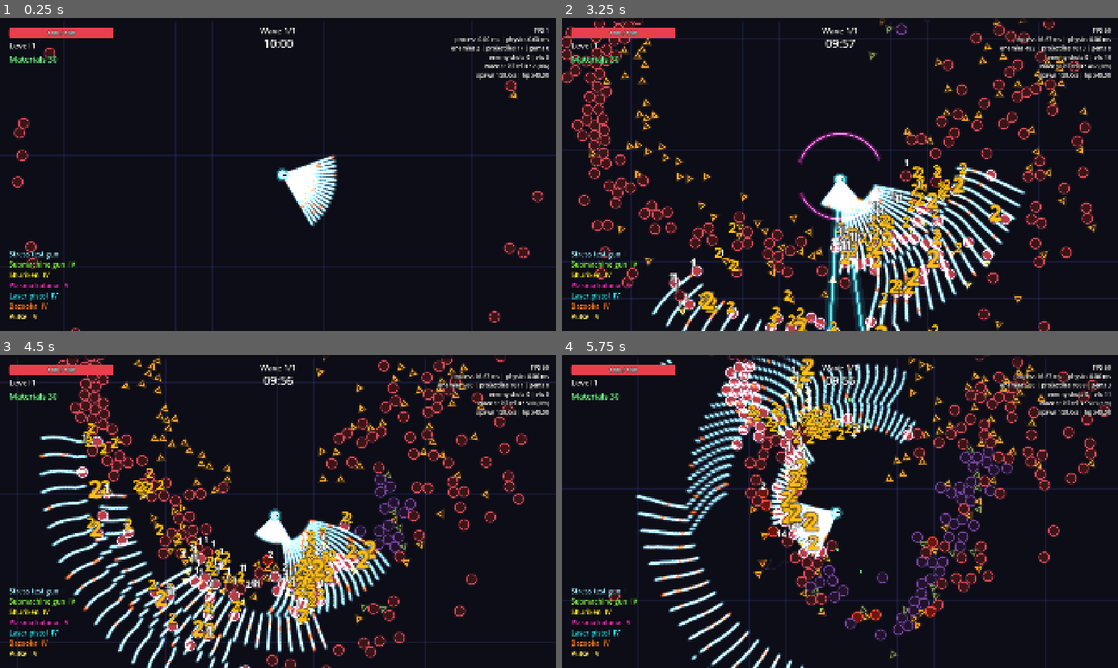
Above: before the commit, frames 1-4 (two rows, left to right).
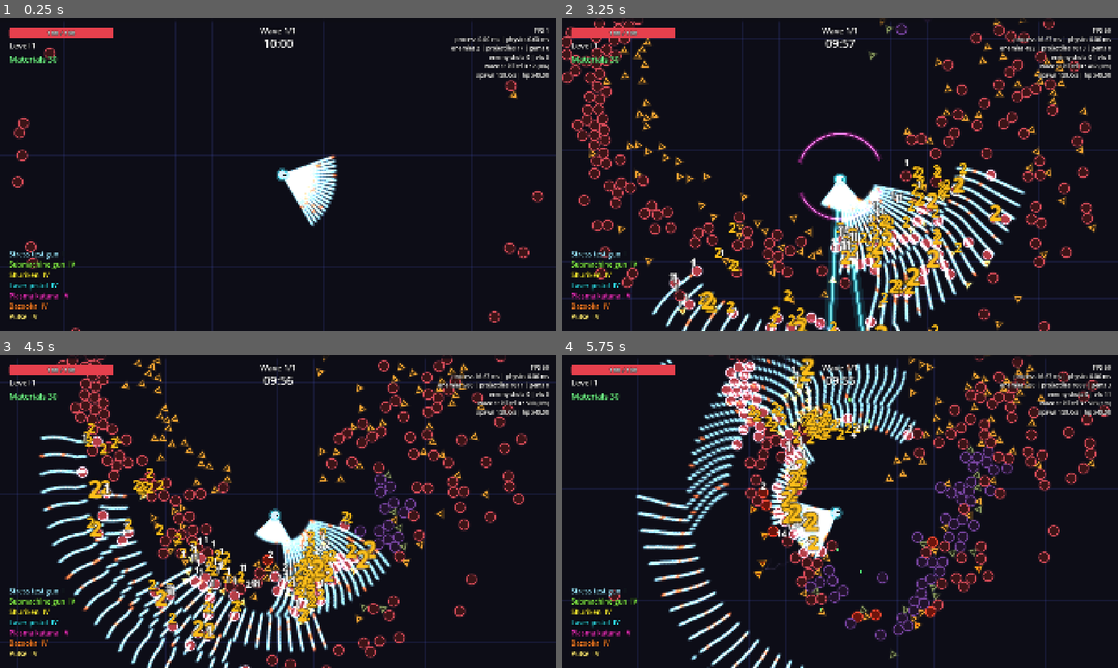
Above: after the commit, the same moments.

Repository: Mowgli2000/survivor-game
Game: Godot game, scene res://src/debug/stress_test.tscn
Same seed, same stepped clock (60 frames per second), same inputs: the game is played once before the commit and once after it. This scene is started directly instead of the project's main scene.
Inputs (mouse positions are in pixels of both pictures, inside the frame that each line leads up to):
- Up to frame 1 (0.25 s): no input
- Up to frame 2 (3.25 s): tap Enter at 0.5 s; move the mouse to (962, 158) at 0.52 s; hold D (move_right) 0.53-1.25 s; hold Shift 0.53-1.25 s; click (962, 158) at 0.67 s; drag from (728, 190) to (812, 237) at 1.27 s; move the mouse to (895, 105) at 2.02 s; hold D (move_right) 2.03-2.75 s; tap Ctrl at 2.1 s; drag from (812, 237) to (673, 127) at 2.77 s
- Up to frame 3 (4.5 s): move the mouse to (444, 558) at 3.52 s; hold A (move_left) 3.53-4.25 s; tap Alt at 3.6 s; drag from (111, 464) to (194, 433) at 4.27 s
- Up to frame 4 (5.75 s): move the mouse to (867, 511) at 5.02 s; hold S (move_down) from 5.03 s (still down); hold Shift from 5.03 s (still down); click (867, 511) at 5.17 s

The runs differ from the first frame. In frame 1, 0.3% of the frame differs, in the area x 1-13%, y 84-91%; in frame 2, 0.5%, in the area x 1-99%, y 11-100%; in frame 3, 0.3%; in frame 4, 0.3%.

Commit message:
feat: tiered level-up cards (4 choices) with paid reroll
Co-Authored-By: Claude Opus 5.5 <noreply@anthropic.com>

Diff:
--- a/data/runs/default.tres
+++ b/data/runs/default.tres
@@ -14,5 +14,5 @@
 shop = ExtResource("4_shop")
 xp_base = 5.0
 xp_exponent = 1.35
-upgrade_choices = 3
+upgrade_choices = 4
 max_xp_gems = 300
--- a/data/upgrades/amplitude.tres
+++ b/data/upgrades/amplitude.tres
@@ -7,7 +7,7 @@
 script = ExtResource("2_mod")
 stat = &"area"
 flat = 0.0
-percent = 0.15
+percent = 0.06
 
 [resource]
 script = ExtResource("1_upgrade")
--- a/data/upgrades/haste.tres
+++ b/data/upgrades/haste.tres
@@ -7,7 +7,7 @@
 script = ExtResource("2_mod")
 stat = &"attack_speed"
 flat = 0.0
-percent = 0.12
+percent = 0.05
 
 [resource]
 script = ExtResource("1_upgrade")
--- a/data/upgrades/magnet.tres
+++ b/data/upgrades/magnet.tres
@@ -7,7 +7,7 @@
 script = ExtResource("2_mod")
 stat = &"pickup_range"
 flat = 0.0
-percent = 0.4
+percent = 0.15
 
 [resource]
 script = ExtResource("1_upgrade")
--- a/data/upgrades/multishot.tres
+++ b/data/upgrades/multishot.tres
@@ -13,5 +13,5 @@
 script = ExtResource("1_upgrade")
 id = &"multishot"
 name_key = "UPGRADE_MULTISHOT"
-weight = 0.6
+weight = 0.3
 modifiers = Array[ExtResource("2_mod")]([SubResource("Resource_mod")])
--- a/data/upgrades/piercing.tres
+++ b/data/upgrades/piercing.tres
@@ -13,5 +13,5 @@
 script = ExtResource("1_upgrade")
 id = &"piercing"
 name_key = "UPGRADE_PIERCING"
-weight = 1.0
+weight = 0.6
 modifiers = Array[ExtResource("2_mod")]([SubResource("Resource_mod")])
--- a/data/upgrades/plating.tres
+++ b/data/upgrades/plating.tres
@@ -6,7 +6,7 @@
 [sub_resource type="Resource" id="Resource_mod"]
 script = ExtResource("2_mod")
 stat = &"armor"
-flat = 4.0
+flat = 2.0
 percent = 0.0
 
 [resource]
--- a/data/upgrades/power.tres
+++ b/data/upgrades/power.tres
@@ -7,7 +7,7 @@
 script = ExtResource("2_mod")
 stat = &"damage"
 flat = 0.0
-percent = 0.15
+percent = 0.05
 
 [resource]
 script = ExtResource("1_upgrade")
--- a/data/upgrades/precision.tres
+++ b/data/upgrades/precision.tres
@@ -6,7 +6,7 @@
 [sub_resource type="Resource" id="Resource_mod"]
 script = ExtResource("2_mod")
 stat = &"crit_chance"
-flat = 0.05
+flat = 0.03
 percent = 0.0
 
 [resource]
--- a/data/upgrades/swiftness.tres
+++ b/data/upgrades/swiftness.tres
@@ -7,7 +7,7 @@
 script = ExtResource("2_mod")
 stat = &"move_speed"
 flat = 0.0
-percent = 0.08
+percent = 0.03
 
 [resource]
 script = ExtResource("1_upgrade")
--- a/data/upgrades/vitality.tres
+++ b/data/upgrades/vitality.tres
@@ -6,7 +6,7 @@
 [sub_resource type="Resource" id="Resource_mod"]
 script = ExtResource("2_mod")
 stat = &"max_hp"
-flat = 20.0
+flat = 10.0
 percent = 0.0
 
 [resource]
--- a/src/core/stat_ids.gd
+++ b/src/core/stat_ids.gd
@@ -41,6 +41,9 @@
 ## Stats stored as fractions (0.05) but shown as percentages (+5 %).
 const SHOWN_AS_PERCENT: Array[StringName] = [CRIT_CHANCE]
 
+## Stats used as whole numbers: scaled bonuses are rounded.
+const INTEGER_STATS: Array[StringName] = [PROJECTILE_COUNT, PIERCE]
+
 ## stat -> Vector2(min, max). Stats not listed are unbounded.
 const BOUNDS: Dictionary[StringName, Vector2] = {
 	MAX_HP: Vector2(1.0, INF),
--- a/src/progression/progression.gd
+++ b/src/progression/progression.gd
@@ -33,21 +33,23 @@
 	xp_changed.emit(xp, xp_needed())
 
 
-## Draws `count` distinct stat upgrades (weight = UpgradeData.weight).
-func roll_offers(stat_pool: Array[UpgradeData], count: int,
-		rng: RandomNumberGenerator) -> Array[UpgradeOffer]:
+## Draws `count` distinct stat upgrades (weight = UpgradeData.weight), each with
+## a tier rolled by `shop_config` for `wave` (tier I without config).
+func roll_offers(stat_pool: Array[UpgradeData], count: int, rng: RandomNumberGenerator,
+		shop_config: ShopConfig = null, wave: int = 1) -> Array[UpgradeOffer]:
 	var weights := PackedFloat32Array()
 	for upgrade in stat_pool:
 		weights.append(upgrade.weight)
 	var result: Array[UpgradeOffer] = []
 	for index in WeightedPicker.pick_distinct(weights, count, rng):
-		result.append(UpgradeOffer.for_stat(stat_pool[index]))
+		var tier := shop_config.roll_tier(wave, rng) if shop_config != null else 1
+		result.append(UpgradeOffer.for_stat(stat_pool[index], tier))
 	return result
 
 
-## Applies a stat upgrade and consumes one pending level-up.
-func apply_upgrade(upgrade: UpgradeData, stats: StatBlock) -> void:
-	for mod in upgrade.modifiers:
+## Applies a level-up card (tier-scaled) and consumes one pending level-up.
+func apply_offer(offer: UpgradeOffer, stats: StatBlock) -> void:
+	for mod in offer.scaled_modifiers():
 		stats.add_modifier(mod)
 	consume_level_up()
 
--- a/src/progression/upgrade_offer.gd
+++ b/src/progression/upgrade_offer.gd
@@ -1,11 +1,29 @@
 class_name UpgradeOffer
 extends RefCounted
-## One card of the level-up screen: a stat upgrade.
+## One card of the level-up screen: a stat upgrade at a tier (I..IV).
+## The tier multiplies the upgrade's modifiers (Tiers.UPGRADE_SCALE).
 
 var upgrade: UpgradeData
+var tier: int = 1
 
 
-static func for_stat(p_upgrade: UpgradeData) -> UpgradeOffer:
+static func for_stat(p_upgrade: UpgradeData, p_tier: int = 1) -> UpgradeOffer:
 	var offer := UpgradeOffer.new()
 	offer.upgrade = p_upgrade
+	offer.tier = clampi(p_tier, 1, Tiers.COUNT)
 	return offer
+
+
+## New modifiers scaled by the tier (the UpgradeData resource is never changed).
+func scaled_modifiers() -> Array[StatModifier]:
+	var scale := Tiers.UPGRADE_SCALE[tier - 1]
+	var result: Array[StatModifier] = []
+	for mod in upgrade.modifiers:
+		var scaled := StatModifier.new()
+		scaled.stat = mod.stat
+		scaled.flat = mod.flat * scale
+		scaled.percent = mod.percent * scale
+		if mod.stat in StatIds.INTEGER_STATS:
+			scaled.flat = roundf(scaled.flat)
+		result.append(scaled)
+	return result
--- a/src/run/run.gd
+++ b/src/run/run.gd
@@ -43,6 +43,8 @@
 var game_over_screen: GameOverScreen
 
 var _upgrade_pool: Array[UpgradeData] = []
+## Level-up rerolls paid during the current wave end (the cost grows each time).
+var _level_up_rerolls: int = 0
 
 
 func _ready() -> void:
@@ -147,6 +149,7 @@
 	pickups.xp_collected.connect(state.wallet.add)
 	player.died.connect(_on_player_died)
 	level_up_screen.offer_chosen.connect(_apply_offer)
+	level_up_screen.reroll_requested.connect(_on_level_up_reroll)
 	game_over_screen.retry_requested.connect(_on_retry_requested)
 	waves.wave_started.connect(spawner.begin_wave)
 	waves.wave_ended.connect(_on_wave_ended)
@@ -185,6 +188,7 @@
 	if not auto_choose_upgrades:
 		get_tree().paused = true
 		wave_end_screen.open(waves.wave)
+	_level_up_rerolls = 0
 	_resolve_level_ups()
 
 
@@ -203,7 +207,8 @@
 	if progression.pending_level_ups <= 0:
 		_on_level_ups_resolved()
 		return
-	var offers := progression.roll_offers(_upgrade_pool, config.upgrade_choices, state.rng)
+	var offers := progression.roll_offers(_upgrade_pool, config.upgrade_choices, state.rng,
+		config.shop, waves.wave)
 	if offers.is_empty():
 		progression.pending_level_ups = 0
 		_on_level_ups_resolved()
@@ -211,11 +216,24 @@
 	if auto_choose_upgrades:
 		_apply_offer(offers[0])
 		return
-	level_up_screen.open(offers)
+	var cost := _level_up_reroll_cost()
+	level_up_screen.open(offers, cost, state.wallet.can_afford(cost))
 
 
 func _apply_offer(offer: UpgradeOffer) -> void:
-	progression.apply_upgrade(offer.upgrade, player.stats)
+	progression.apply_offer(offer, player.stats)
+	_resolve_level_ups()
+
+
+func _level_up_reroll_cost() -> int:
+	return config.shop.reroll_cost(waves.wave, _level_up_rerolls)
+
+
+## Paid reroll of the current level-up cards (same cost rule as the shop).
+func _on_level_up_reroll() -> void:
+	if not state.wallet.spend(_level_up_reroll_cost()):
+		return
+	_level_up_rerolls += 1
 	_resolve_level_ups()
 
 
--- a/src/ui/level_up/level_up_screen.gd
+++ b/src/ui/level_up/level_up_screen.gd
@@ -1,17 +1,20 @@
 class_name LevelUpScreen
 extends CanvasLayer
-## Shown while the game is paused: one neon card per offer (stat upgrade).
+## Shown while the game is paused: one neon card per offer (stat upgrade, tier
+## colored) and a paid reroll button.
 ## Keyboard/gamepad navigable; emits `offer_chosen` and lets run.gd apply it.
 
 signal offer_chosen(offer: UpgradeOffer)
+## Paid reroll of the cards (Run checks and spends the materials).
+signal reroll_requested
 
 ## Short delay before cards accept input, to avoid accidental picks.
 const INPUT_DELAY := 0.35
 const CARD_SIZE := Vector2(360, 340)
-const STAT_ACCENT := Color(0.55, 0.65, 0.9)
 const CARD_BG := Color(0.05, 0.05, 0.1, 0.96)
 
 var _cards: HBoxContainer
+var _reroll: Button
 var _offers: Array[UpgradeOffer] = []
 
 
@@ -51,8 +54,18 @@
 	_cards.alignment = BoxContainer.ALIGNMENT_CENTER
 	box.add_child(_cards)
 
-
-func open(offers: Array[UpgradeOffer]) -> void:
+	_reroll = Button.new()
+	_reroll.add_theme_font_size_override("font_size", 26)
+	_reroll.size_flags_horizontal = Control.SIZE_SHRINK_CENTER
+	_reroll.pressed.connect(func() -> void: reroll_requested.emit())
+	box.add_child(_reroll)
+
+
+## `reroll_cost` < 0 hides the reroll button.
+func open(offers: Array[UpgradeOffer], reroll_cost: int = -1, can_reroll: bool = false) -> void:
+	_reroll.visible = reroll_cost >= 0
+	_reroll.text = tr("UI_SHOP_REROLL") % maxi(reroll_cost, 0)
+	_reroll.disabled = true
 	_offers = offers
 	for child in _cards.get_children():
 		child.queue_free()
@@ -70,6 +83,7 @@
 		return
 	for button in buttons:
 		button.disabled = false
+	_reroll.disabled = not can_reroll
 	buttons[0].grab_focus()
 
 
@@ -79,8 +93,8 @@
 
 ## Card texts: [tag, title, description].
 static func describe_offer(offer: UpgradeOffer) -> PackedStringArray:
-	return PackedStringArray([TranslationServer.translate("UI_STAT_UPGRADE"),
-		TranslationServer.translate(offer.upgrade.name_key), describe(offer.upgrade)])
+	return PackedStringArray(["%s · %s" % [TranslationServer.translate("UI_STAT_UPGRADE"), Tiers.roman(offer.tier)],
+		TranslationServer.translate(offer.upgrade.name_key), describe_modifiers(offer.scaled_modifiers())])
 
 
 static func describe(upgrade: UpgradeData) -> String:
@@ -129,7 +143,7 @@
 
 
 func _make_card(offer: UpgradeOffer) -> Button:
-	var accent := STAT_ACCENT
+	var accent := Tiers.color(offer.tier)
 	var texts := describe_offer(offer)
 
 	var button := Button.new()
--- a/tests/smoke/test_run_smoke.gd
+++ b/tests/smoke/test_run_smoke.gd
@@ -153,6 +153,20 @@
 	assert_eq(_run.waves.wave, 2)
 
 
+func test_level_up_reroll_costs_materials() -> void:
+	var run := _swap_run(true, false)
+	await wait_physics_frames(2)
+	run.progression.add_xp(20)
+	await _end_wave()
+	assert_true(run.level_up_screen.visible)
+	assert_eq(run.level_up_screen._offers.size(), run.config.upgrade_choices)
+	var before := run.state.wallet.amount
+	run.level_up_screen.reroll_requested.emit()
+	await wait_process_frames(1)
+	assert_eq(run.state.wallet.amount, before - run.config.shop.reroll_cost(1, 0))
+	assert_true(run.level_up_screen.visible)
+
+
 func test_last_wave_wins_the_run() -> void:
 	var run := _swap_run(true, true)
 	await wait_physics_frames(2)
--- a/tests/unit/test_progression.gd
+++ b/tests/unit/test_progression.gd
@@ -44,10 +44,36 @@
 	assert_eq(p.roll_offers(small_pool, 3, rng).size(), 2)
 
 
-func test_apply_upgrade_changes_stats_and_consumes_pending() -> void:
+func test_apply_offer_scales_with_tier_and_consumes_pending() -> void:
 	var p := Progression.new(5.0, 1.0)
 	p.add_xp(5)
 	var stats := StatBlock.from_defaults()
-	p.apply_upgrade(_upgrade(&"plating", StatIds.ARMOR, 4.0), stats)
-	assert_eq(stats.get_value(StatIds.ARMOR), 4.0)
+	p.apply_offer(UpgradeOffer.for_stat(_upgrade(&"plating", StatIds.ARMOR, 5.0), 2), stats)
+	assert_almost_eq(stats.get_value(StatIds.ARMOR), 8.0, 0.001, "tier II = x1.6")
 	assert_eq(p.pending_level_ups, 0)
+
+
+func test_integer_stats_are_rounded_when_scaled() -> void:
+	var offer := UpgradeOffer.for_stat(_upgrade(&"multi", StatIds.PROJECTILE_COUNT, 1.0), 3)
+	assert_eq(offer.scaled_modifiers()[0].flat, 2.0, "1 x 2.4 rounds to 2")
+
+
+func test_scaling_never_changes_the_resource() -> void:
+	var upgrade := _upgrade(&"plating", StatIds.ARMOR, 5.0)
+	UpgradeOffer.for_stat(upgrade, 4).scaled_modifiers()
+	assert_eq(upgrade.modifiers[0].flat, 5.0)
+
+
+func test_offers_get_a_tier_from_the_shop_config() -> void:
+	var p := Progression.new(5.0, 1.0)
+	var rng := RandomNumberGenerator.new()
+	rng.seed = 3
+	var pool: Array[UpgradeData] = [_upgrade(&"a", StatIds.ARMOR, 1.0), _upgrade(&"b", StatIds.ARMOR, 1.0)]
+	for offer in p.roll_offers(pool, 2, rng):
+		assert_eq(offer.tier, 1, "no config: tier I")
+	var config := ShopConfig.new()
+	config.tier_min_wave = [1, 1, 1, 1]
+	config.tier_base_chance = [0.0, 0.0, 0.0, 1.0]
+	config.tier_max_chance = [0.0, 1.0, 1.0, 1.0]
+	for offer in p.roll_offers(pool, 2, rng, config, 5):
+		assert_eq(offer.tier, 4)
